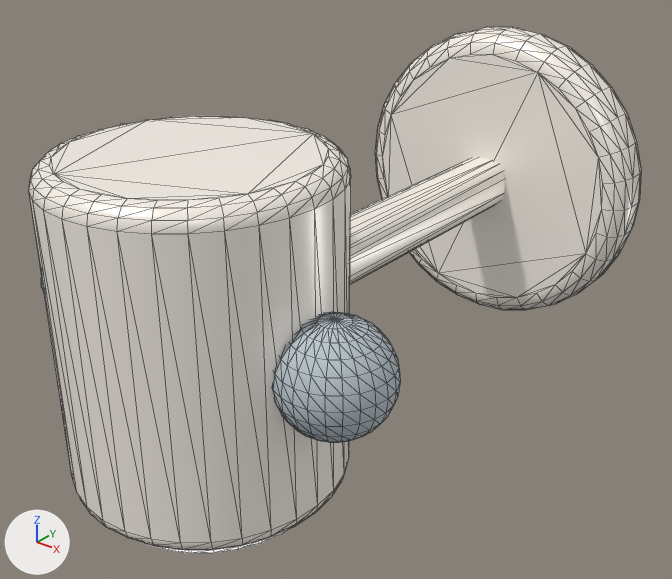
The glTF model assets/3d/native/wallSpotCylinderWhite.glb: old version first, new version second.
Rendered twice from a 50 mm lens placed at (0.423, -0.784, 0.598), pointed at (0.0, -0.255, 0.27). Lighting does not change. The marker at lower left points along +X, +Y and +Z. The first picture is the older version. Mesh edges are drawn as thin lines. Where no turn or scale is listed for an object, it has been applied to the vertices. Vertices at exactly the same position are counted once.

The older version as bpy lines, for what is in view:
```python
me_cube_002 = bpy.data.meshes.new('Cube.002')
me_cube_002.from_pydata(...)  # 96 vertices, 188 faces; spans x -0.023..0.023, y -0.18..0.18, z -0.023..0.023
me_cube_002.materials.append(mat_spotlight_white)  # white #fff9f0
me_cylinder_003 = bpy.data.meshes.new('Cylinder.003')
me_cylinder_003.from_pydata(...)  # 256 vertices, 508 faces; spans x -0.14..0.14, y -0.028..0.028, z -0.14..0.14
me_cylinder_003.materials.append(mat_spotlight_white)  # white #fff9f0
me_sphere_003 = bpy.data.meshes.new('Sphere.003')
me_sphere_003.from_pydata(...)  # a UV sphere (24 segments, 12 rings, poles along z) spanning x -0.04..0.04, y -0.04..0.04, z -0.04..0.04
me_sphere_003.materials.append(mat_silver)  # pale blue #bcc7cf
ob_spotlight_support_arm = bpy.data.objects.new('Spotlight support arm', me_cube_002)
ob_spotlight_support_arm.location = (0.0, -0.18, 0.3)
ob_swivel_joint_001 = bpy.data.objects.new('Swivel joint.001', me_sphere_003)
ob_swivel_joint_001.location = (0.115, -0.4, 0.3)
ob_wall_backplate = bpy.data.objects.new('Wall backplate', me_cylinder_003)
ob_wall_backplate.location = (0.0, 0.0, 0.3)
# also in view: 'Cylinder spotlight housing' at (0.0, -0.4, 0.3)
```
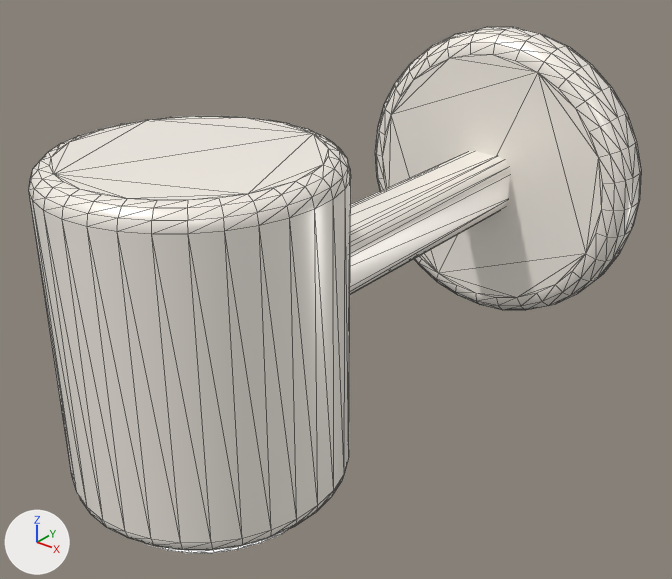
Pixel boxes (x1, y1, x2, y2) of what changed, in the pictures (672 x 579 px):
'Swivel joint.001', deleted (pale blue): before (273, 312, 400, 443)
'Spotlight support arm', reshaped, moved: before (350, 157, 505, 284); after (350, 151, 510, 294)

Edits to the bpy script that builds the scene:
```text
Change me_cube_002:
    used by ob_spotlight_support_arm; location = (0.0, -0.18, 0.3)
    remove me_cube_002.from_pydata(...)  # 96 vertices, 188 faces; spans x -0.023..0.023, y -0.18..0.18, z -0.023..0.023
    add me_cube_002.from_pydata(...)  # 96 vertices, 188 faces; spans x -0.027..0.027, y -0.2..0.2, z -0.027..0.027
    me_cube_002 part 1: 96 of 96 vertices moved; they spanned x -0.023..0.023, y -0.18..0.18, z -0.023..0.023 and now span x -0.027..0.027, y -0.2..0.2, z -0.027..0.027; mean shift (0.0, 0.0, 0.0)
Change ob_spotlight_support_arm:
    ob_spotlight_support_arm.location: (0.0, -0.18, 0.3) -> (0.0, -0.2, 0.3)
Remove ob_swivel_joint_001:
    ob_swivel_joint_001 = bpy.data.objects.new('Swivel joint.001', me_sphere_003)
    ob_swivel_joint_001.location = (0.115, -0.4, 0.3)
```
